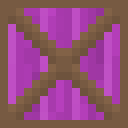
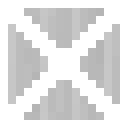
Revision of a layered 128 x 128 image; what changed, layer by layer:
hid "Wood grain outline" over [0, 0, 128, 128]
hid "Wood grain violet" over [0, 0, 128, 128]
added layer "Wood grain blank" above "Wood grain" over [8, 8, 120, 120]
